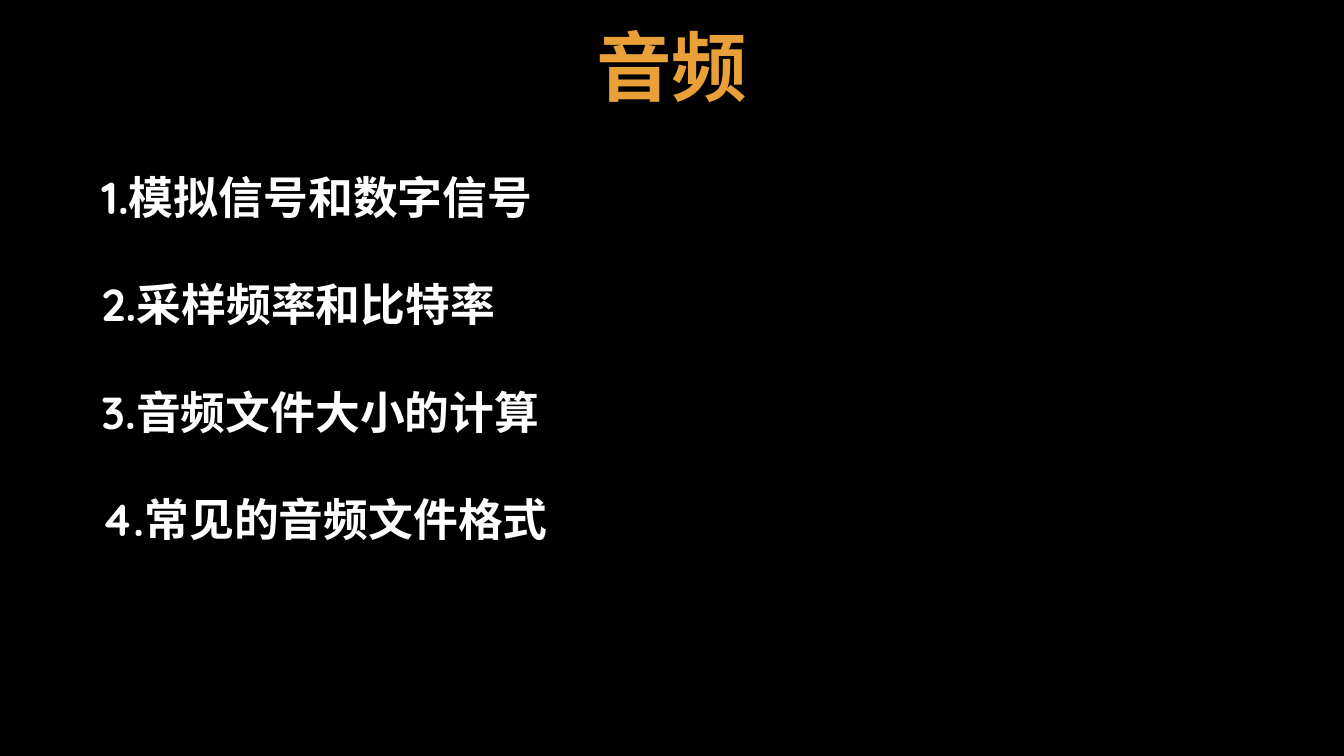
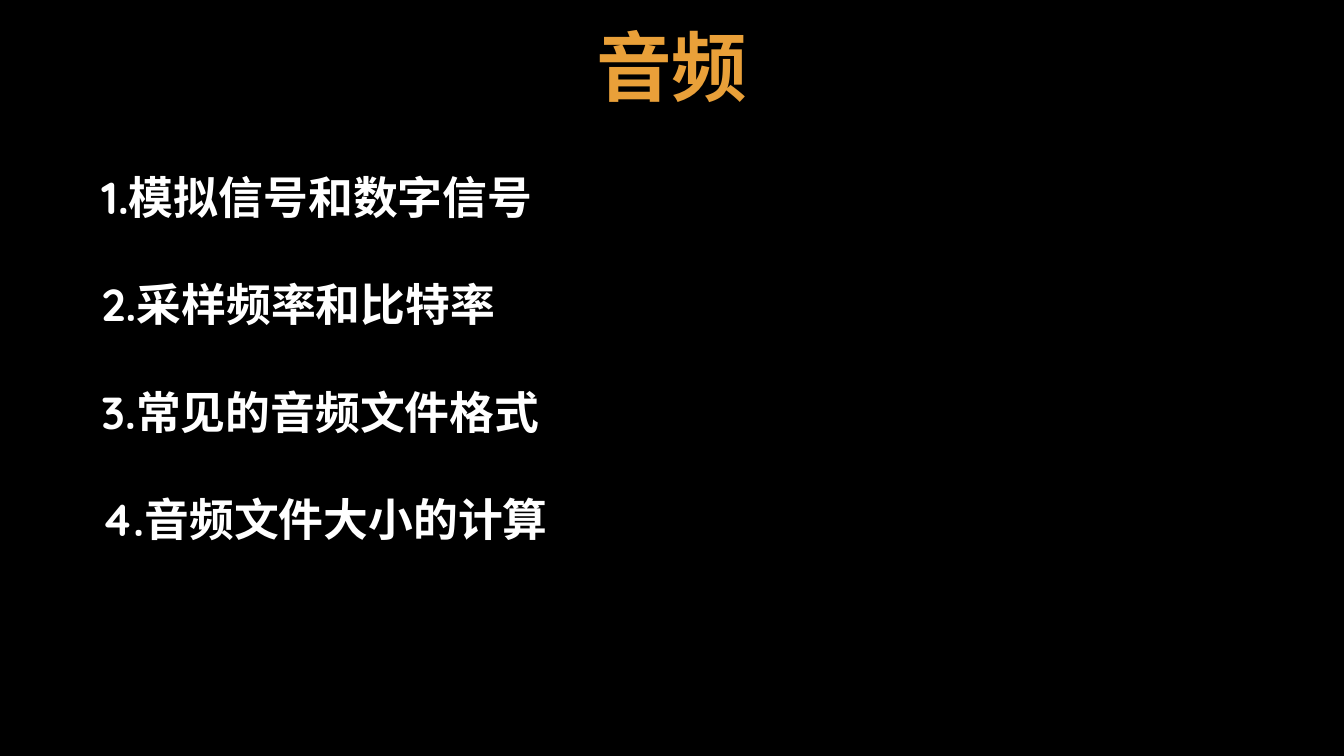
Before and after one commit to TomisTony/Techshare, a slide deck: slide 3 of 初探多媒体.pptx. Drawn at 1344x756 pixels with LibreOffice and Linux fonts; fonts in the diff are those of the drawing; background and template pictures are left out. Boxes give left, top, right and bottom in pixels: in the first picture for what was removed or moved away, otherwise in the second. Text is boxed around its words. In the diff, an @@ line names an element or a change of style, - is before the commit and + after.

```diff
--- a/初探多媒体.pptx
+++ b/初探多媒体.pptx
@@ text at [101,390,547,540]: text changed @@
-3.音频文件大小的计算
-4.常见的音频文件格式
+3.常见的音频文件格式
+4.音频文件大小的计算
```
Also in this commit, not shown: 2 other slides changed, 3 slides added, 1 other file.
